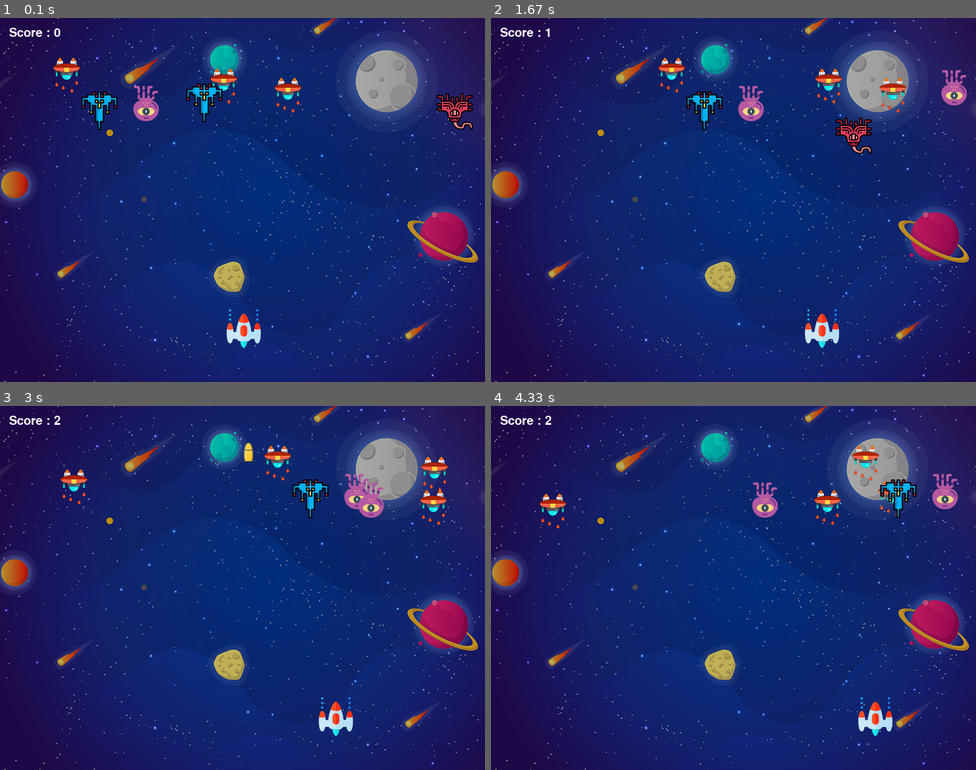
Above: before the commit, frames 1-4 (two rows, left to right).
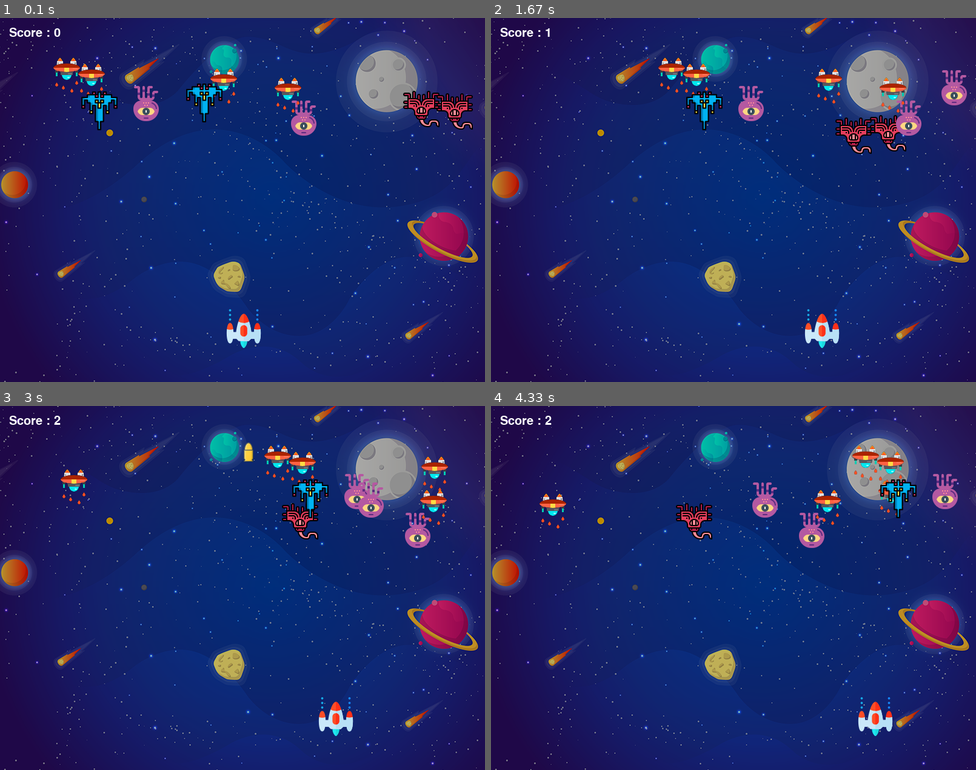
Above: after the commit, the same moments.

Repository: Rianone/Space-Invader-Game-With-Python-and-Pygame
Game: pygame game, started from main.py
The game is run twice, just before and just after one commit, with the same random seed, the same clock (stepped at 60 frames per second) and the same inputs.
Inputs:
- Up to frame 1 (0.1 s): no input
- Up to frame 2 (1.67 s): hold Right 0.33-0.8 s; hold Right 0.83-1.3 s; tap Space at 0.9, 1.2, 1.4 s; hold Left from 1.33 s (still down)
- Up to frame 3 (3 s): tap Space at 1.7, 1.97, 2.27, 2.4, 2.7 s; release Left at 1.87 s; hold Left 1.9-2.3 s; hold Right 2.33-2.97 s
- Up to frame 4 (4.33 s): hold Left 3-3.47 s; tap Space at 3.07, 3.37, 3.57, 3.87, 4.07 s; hold Right 3.5-3.97 s; hold Right from 4 s (still down)

The runs differ from the first frame. In frame 1, 1.0% of the frame differs, in the area x 16-91%, y 12-33%; in frame 2, 0.9%; in frame 3, 1.0%; in frame 4, 1.0%, in the area x 38-86%, y 12-39%.

Commit message:
Updated number of ennemies

Diff:
--- a/main.py
+++ b/main.py
@@ -34,7 +34,7 @@
 enemyY = []
 enemyX_change = []
 enemyY_change = []
-num_of_enemies = 2
+num_of_enemies = 5
 
 
 for i in range(num_of_enemies):
Empty file removed: test.py
